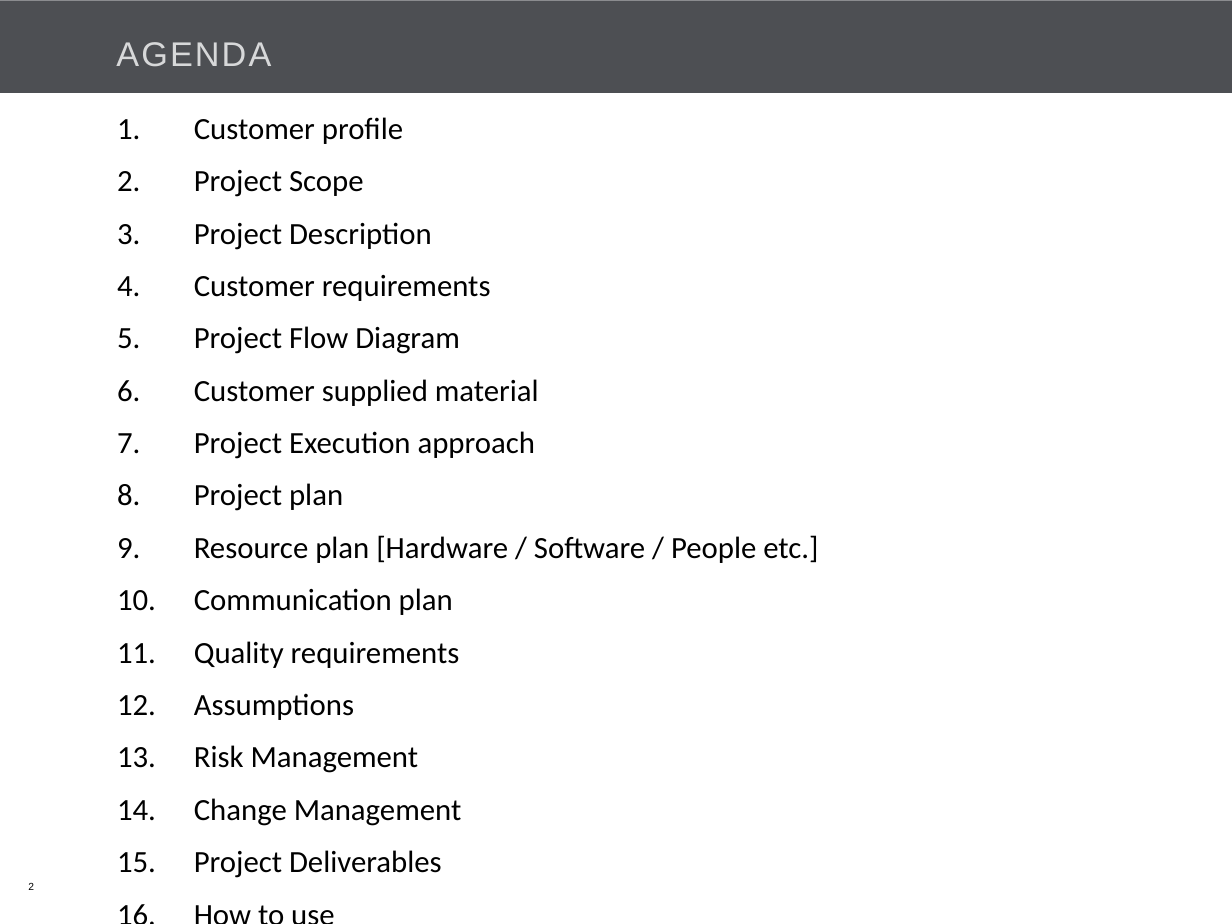
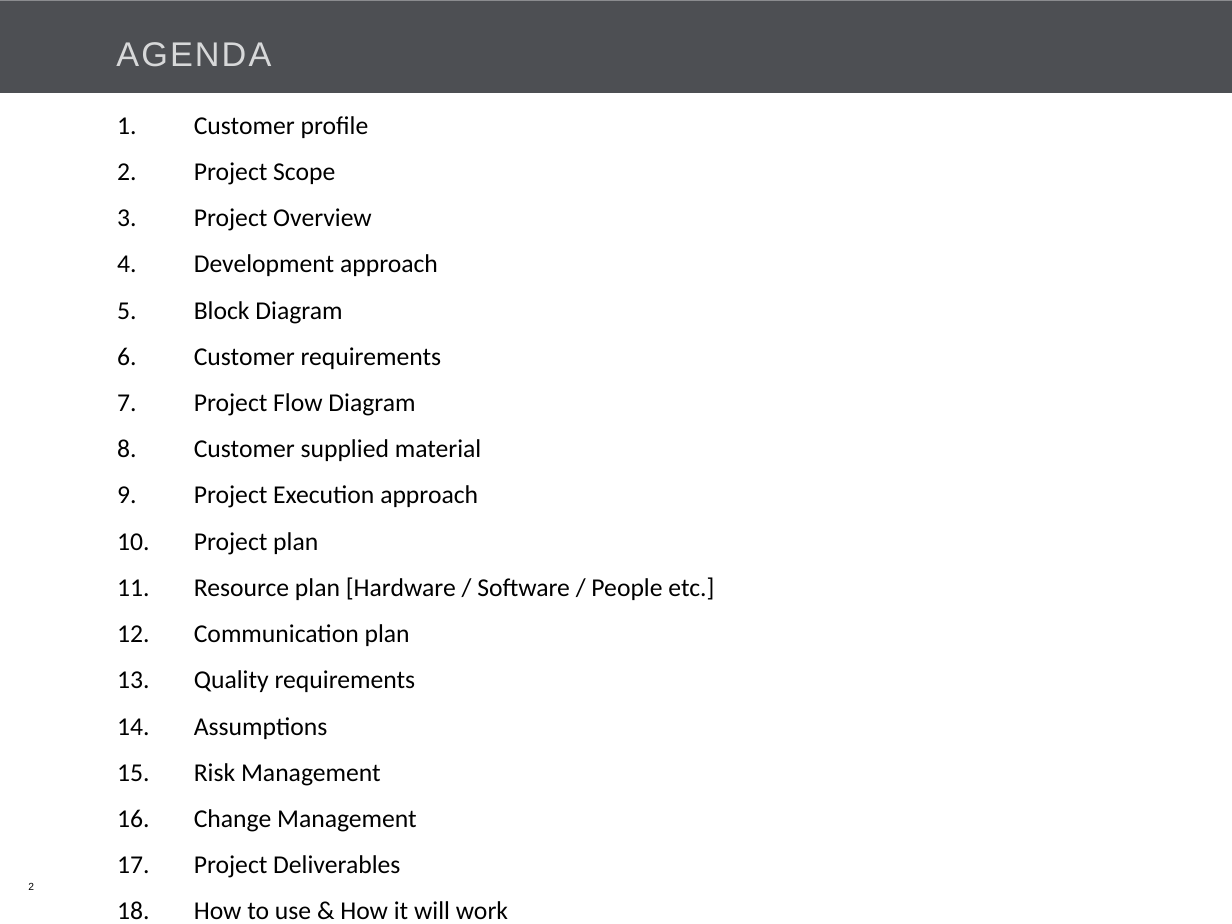
Before and after one commit to Bajarangi/demo, a slide deck: slide 2 of trunk/EasiCab/Documents/EASiCab_POC_kick off.pptx. Drawn at 1232x924 pixels with LibreOffice and Linux fonts; fonts in the diff are those of the drawing; background and template pictures are left out. Boxes give left, top, right and bottom in pixels: in the first picture for what was removed or moved away, otherwise in the second. Text is boxed around its words. In the diff, an @@ line names an element or a change of style, - is before the commit and + after.

```diff
--- a/trunk/EasiCab/Documents/EASiCab_POC_kick off.pptx
+++ b/trunk/EasiCab/Documents/EASiCab_POC_kick off.pptx
@@ text at bbox=[194, 116, 714, 878]: size 18 to 15 pt in "Customer profile", "Project Scope", "Customer requirements", "Project Flow Diagram" and 10 more places @@
@@ text at bbox=[194, 208, 438, 324]: text changed; size 18 to 15 pt @@
-3. Project Description
+3. Project Overview
+4. Development approach
+5. Block Diagram
@@ text at bbox=[194, 901, 508, 920]: text changed; size 18 to 15 pt @@
-16. How to use
+18. How to use & How it will work
```
Also in this commit, not shown: 2 other slides changed, 2 other files.
